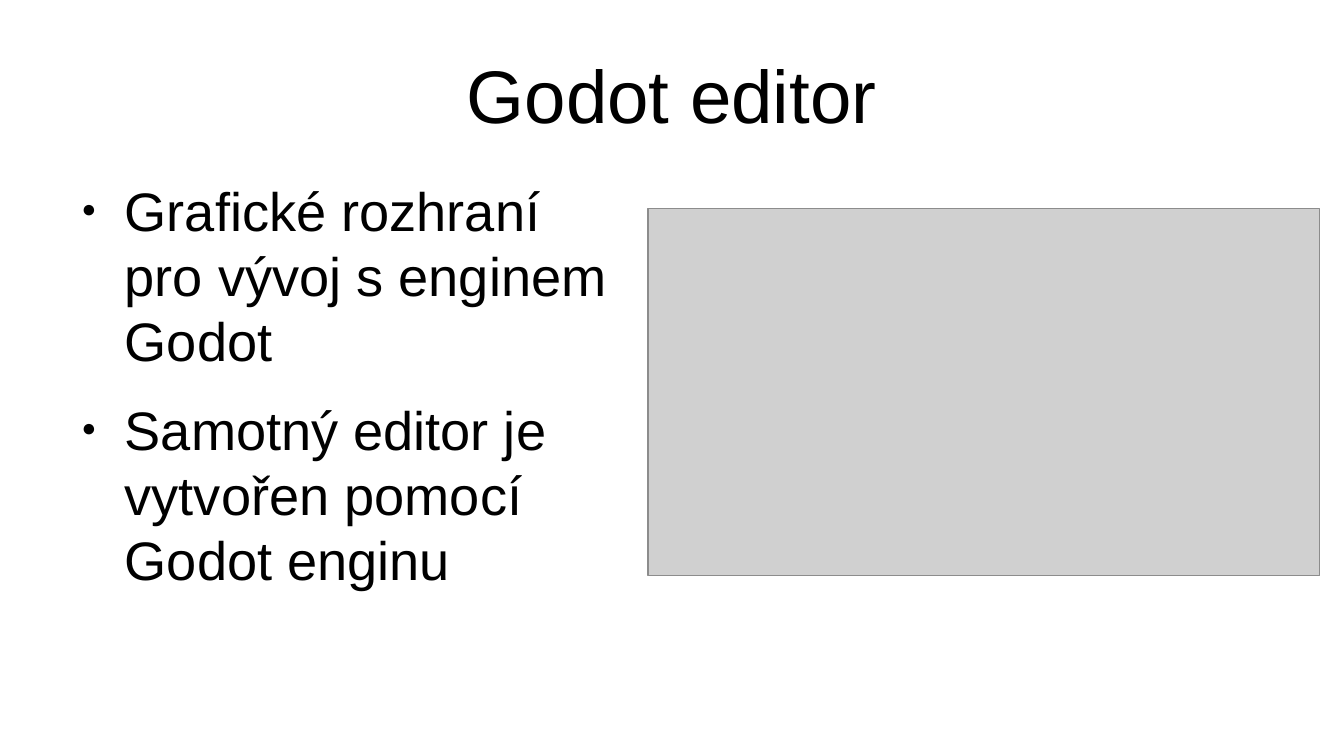
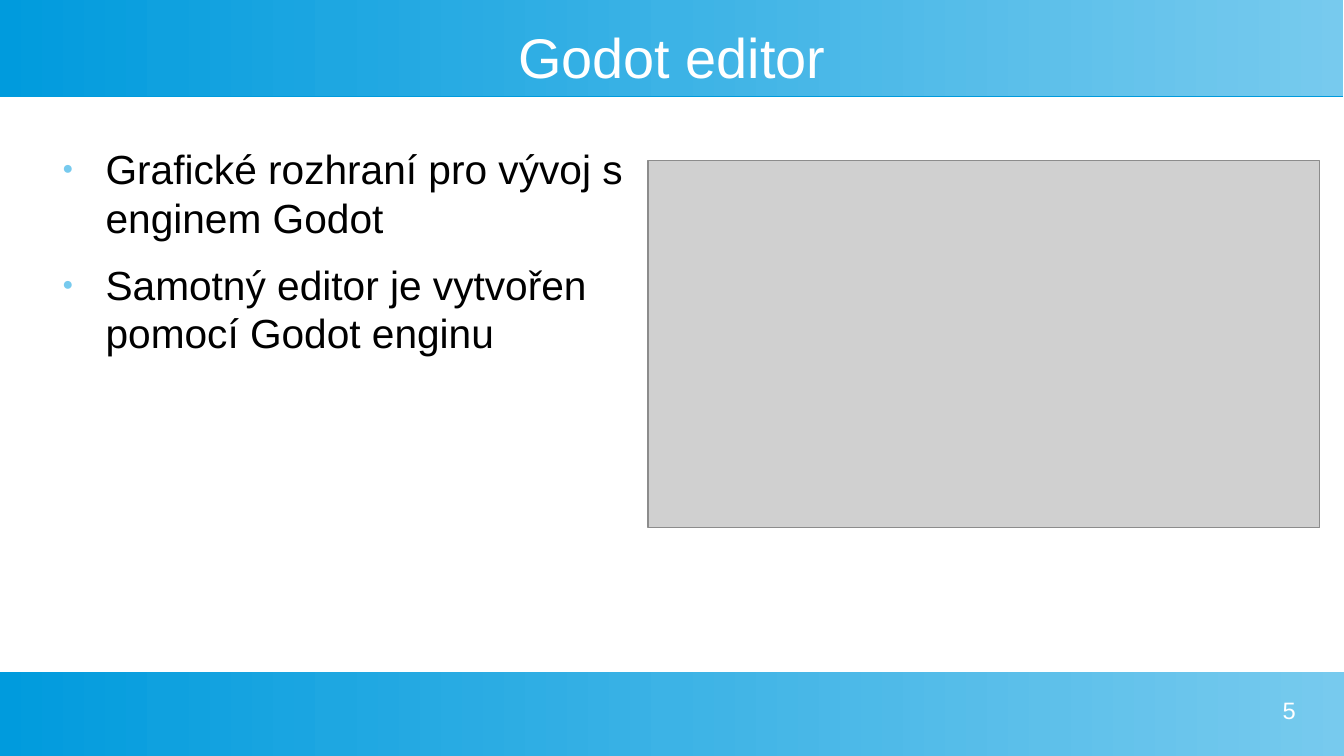
Before and after one commit to xelaxefensor/Maturitni-prace-Vyvoj-v-hernim-enginu, a slide deck: slide 5 of tusl_prezentace.odp. Drawn at 1344x756 pixels with LibreOffice and Linux fonts; fonts in the diff are those of the drawing; grey boxes stand for pictures. Boxes give left, top, right and bottom in pixels: in the first picture for what was removed or moved away, otherwise in the second. Text is boxed around its words. In the diff, an @@ line names an element or a change of style, - is before the commit and + after.

```diff
--- a/tusl_prezentace.odp
+++ b/tusl_prezentace.odp
@@ rectangle added at (x1=0, y1=0, x2=1344, y2=96), fill gradient #77CAEE to #75C9EE to #73C9ED to #71C8ED to #6FC7ED to #6EC6ED @@
@@ title "Godot editor" moved from (x1=467, y1=69, x2=876, y2=124) to (x1=518, y1=37, x2=826, y2=79) @@
@@ title "Godot editor" at (x1=518, y1=37, x2=826, y2=79): size 44 to 33 pt, text colour #000000 to #FFFFFF @@
@@ text "Grafické rozhraní pro vývoj s ..." moved from (x1=125, y1=191, x2=607, y2=589) to (x1=106, y1=154, x2=622, y2=356) @@
@@ text "Grafické rozhraní pro vývoj s ..." at (x1=106, y1=154, x2=622, y2=356): size 32 to 24 pt; less space between paragraphs; bullet colour #000000 to #77CAEE @@
@@ picture moved from (x1=648, y1=209, x2=1320, y2=576) to (x1=648, y1=161, x2=1320, y2=528) @@
@@ rectangle added at (x1=0, y1=672, x2=1344, y2=756), fill gradient #77CAEE to #75C9EE to #73C9ED to #71C8ED to #6FC7ED to #6EC6ED @@
@@ page number added at (x1=1283, y1=702, x2=1296, y2=719), 14 pt, text #FFFFFF @@
+5
```
Also in this commit, not shown: 6 other slides changed.
